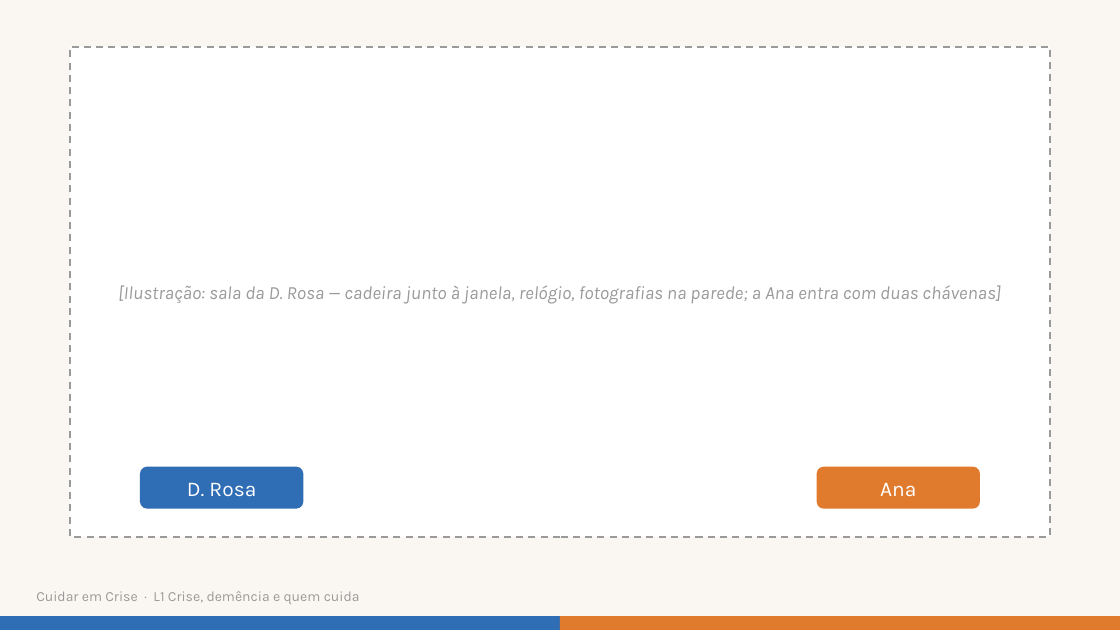
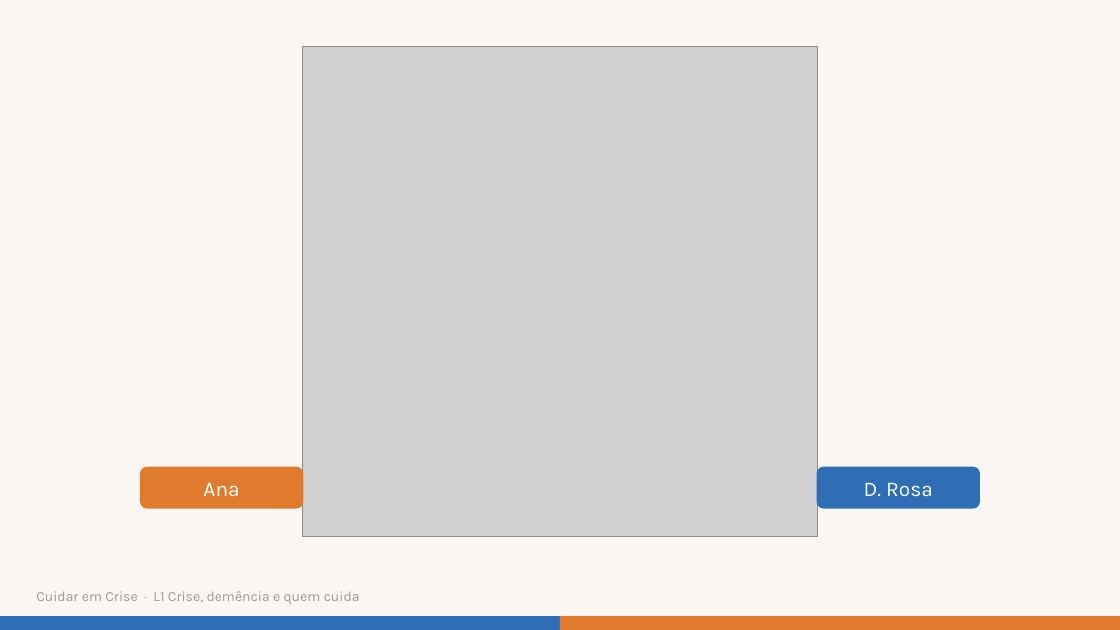
Before and after one commit to tteixeira30/CAMUL-2026, a slide deck: slide 2 of Files/P1/L1/S4_Video_L1.pptx. Drawn at 1120x630 pixels with LibreOffice and Linux fonts; fonts in the diff are those of the drawing; grey boxes stand for pictures. Boxes give left, top, right and bottom in pixels: in the first picture for what was removed or moved away, otherwise in the second. Text is boxed around its words. In the diff, an @@ line names an element or a change of style, - is before the commit and + after.

```diff
--- a/Files/P1/L1/S4_Video_L1.pptx
+++ b/Files/P1/L1/S4_Video_L1.pptx
@@ rectangle removed at [70,47,1050,537] @@
-[Ilustração: sala da D. Rosa — cadeira junto à janela, relógio, fotografias na parede; a Ana entra com duas chávenas]
@@ picture added at [302,47,818,537] @@
@@ rounded rectangle "Ana": place and size @@
-rounded rectangle "Ana" at [817,467,980,509]
+rounded rectangle "Ana" at [140,467,303,509]
@@ rounded rectangle "D. Rosa": place and size @@
-rounded rectangle "D. Rosa" at [140,467,303,509]
+rounded rectangle "D. Rosa" at [817,467,980,509]
```
Also in this commit, not shown: 8 other slides changed, 12 other files.
